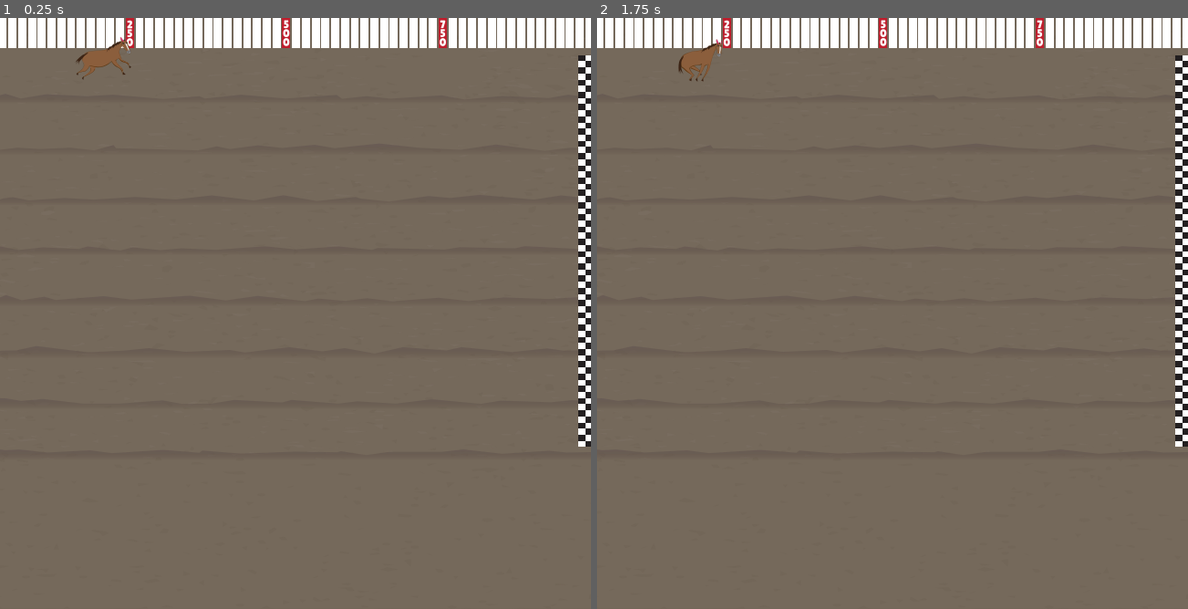
Above: before the commit, frames 1-2 (left to right).
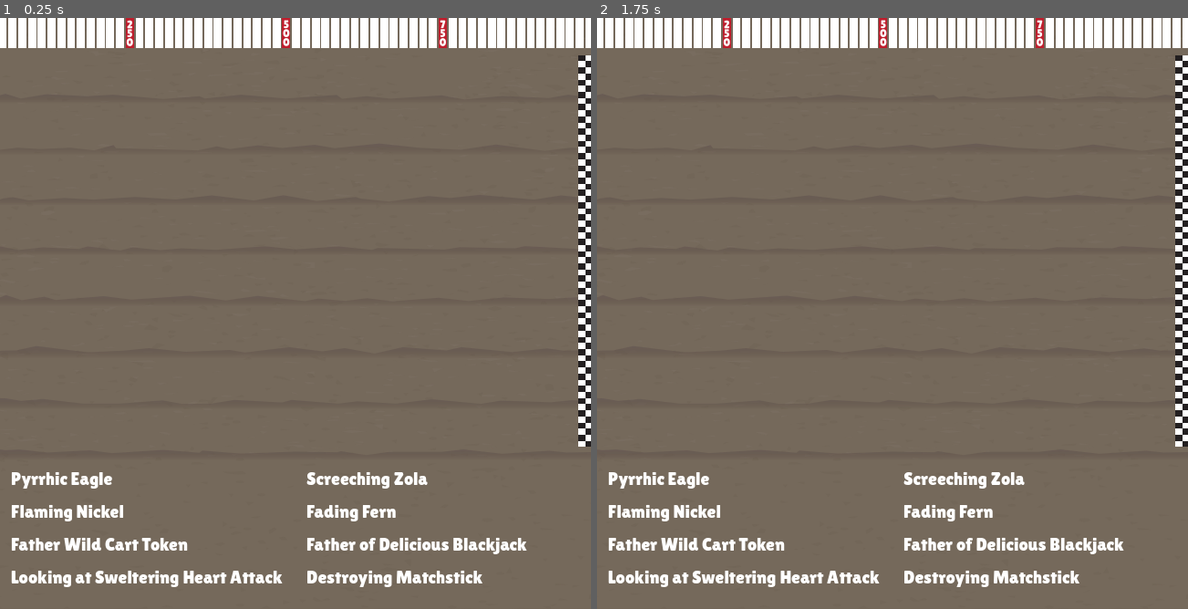
Above: after the commit, the same moments.

Repository: ahndhi/Very-Normal-Horse-Racing-Sim
Game: Godot game, scene res://showrunner.tscn
Same seed, same stepped clock (60 frames per second), same inputs: the game is played once before the commit and once after it.
Inputs:
- Up to frame 1 (0.25 s): no input
- Up to frame 2 (1.75 s): no input

The runs differ from the first frame. In frame 1, 3.1% of the frame differs, in the area x 1-90%, y 3-97%; in frame 2, 3.1%.

Commit message:
adding things

Diff:
--- /dev/null
+++ b/art/horse.tscn
@@ -0,0 +1,12 @@
+[gd_scene format=3 uid="uid://b0jnn6p84eiw7"]
+
+[ext_resource type="Script" uid="uid://ti28e3px3s1s" path="res://horse.gd" id="1_2x2nd"]
+[ext_resource type="SpriteFrames" uid="uid://b6acgqbqbh4ns" path="res://art/horse1-anim.tres" id="2_qhqsn"]
+
+[node name="horse" type="Control" unique_id=2043974878]
+layout_mode = 3
+anchors_preset = 0
+script = ExtResource("1_2x2nd")
+
+[node name="AnimatedSprite2D" type="AnimatedSprite2D" parent="." unique_id=357249525]
+sprite_frames = ExtResource("2_qhqsn")
--- /dev/null
+++ b/art/horse1-anim.tres
@@ -0,0 +1,25 @@
+[gd_resource type="SpriteFrames" format=3 uid="uid://b6acgqbqbh4ns"]
+
+[ext_resource type="Texture2D" uid="uid://dx27rop7eqp2n" path="res://art/prelim/horse1.svg" id="1_qjus5"]
+
+[sub_resource type="AtlasTexture" id="AtlasTexture_6widf"]
+atlas = ExtResource("1_qjus5")
+region = Rect2(0, 0, 64, 54)
+
+[sub_resource type="AtlasTexture" id="AtlasTexture_gwo23"]
+atlas = ExtResource("1_qjus5")
+region = Rect2(64, 0, 64, 54)
+
+[resource]
+animations = [{
+"frames": [{
+"duration": 1.0,
+"texture": SubResource("AtlasTexture_6widf")
+}, {
+"duration": 1.0,
+"texture": SubResource("AtlasTexture_gwo23")
+}],
+"loop": true,
+"name": &"default",
+"speed": 5.0
+}]
--- /dev/null
+++ b/horse.gd
@@ -0,0 +1,22 @@
+extends Control
+@export var horseName : String
+@export var maxSpeed : float
+@export var cruiseSpeed : float
+@export var stamina : float
+@export var recoveryTime : float
+@export var transitionTime : float
+@export var luck : float
+var status : Dictionary = {maxSpeed:0, cruiseSpeed:0, stamina:0, recoveryTime:0, transitionTime:0, luck:0}
+var mutations : Array
+
+
+
+
+# Called when the node enters the scene tree for the first time.
+func _ready() -> void:
+	pass # Replace with function body.
+
+
+# Called every frame. 'delta' is the elapsed time since the previous frame.
+func _process(delta: float) -> void:
+	pass
--- /dev/null
+++ b/race.gd
@@ -0,0 +1,22 @@
+extends Control
+
+
+# Called when the node enters the scene tree for the first time.
+func _ready() -> void:
+	pass # Replace with function body.
+
+
+# Called every frame. 'delta' is the elapsed time since the previous frame.
+func _process(_delta: float) -> void:
+	pass
+
+func get_horses(horses):
+	var horseNames = horses.keys()
+	$Label.text = horseNames[0]
+	$Label2.text = horseNames[1]
+	$Label3.text = horseNames[2]
+	$Label4.text = horseNames[3]
+	$Label5.text = horseNames[4]
+	$Label6.text = horseNames[5]
+	$Label7.text = horseNames[6]
+	$Label8.text = horseNames[7]
--- a/race.tscn
+++ b/race.tscn
@@ -1,29 +1,8 @@
 [gd_scene format=3 uid="uid://6ojxvmrtn5ix"]
 
+[ext_resource type="Script" uid="uid://b6sy5d2vheyp1" path="res://race.gd" id="1_8pyxg"]
 [ext_resource type="Texture2D" uid="uid://b055wr1065dp5" path="res://art/prelim/racebg.svg" id="1_auceb"]
-[ext_resource type="Texture2D" uid="uid://dx27rop7eqp2n" path="res://art/prelim/horse1.svg" id="2_8tr17"]
-
-[sub_resource type="AtlasTexture" id="AtlasTexture_8pyxg"]
-atlas = ExtResource("2_8tr17")
-region = Rect2(0, 0, 64, 54)
-
-[sub_resource type="AtlasTexture" id="AtlasTexture_ac655"]
-atlas = ExtResource("2_8tr17")
-region = Rect2(64, 0, 64, 54)
-
-[sub_resource type="SpriteFrames" id="SpriteFrames_7ewey"]
-animations = [{
-"frames": [{
-"duration": 1.0,
-"texture": SubResource("AtlasTexture_8pyxg")
-}, {
-"duration": 1.0,
-"texture": SubResource("AtlasTexture_ac655")
-}],
-"loop": true,
-"name": &"default",
-"speed": 5.0
-}]
+[ext_resource type="FontFile" uid="uid://cynudykd35m85" path="res://LilitaOne-Regular.ttf" id="2_8tr17"]
 
 [node name="Race" type="Control" unique_id=1294959402]
 layout_mode = 3
@@ -32,6 +11,7 @@
 anchor_bottom = 1.0
 grow_horizontal = 2
 grow_vertical = 2
+script = ExtResource("1_8pyxg")
 
 [node name="TextureRect" type="TextureRect" parent="." unique_id=642453171]
 layout_mode = 0
@@ -39,8 +19,98 @@
 offset_bottom = 648.0
 texture = ExtResource("1_auceb")
 
-[node name="AnimatedSprite2D" type="AnimatedSprite2D" parent="." unique_id=1238735442]
-position = Vector2(114, 45)
-sprite_frames = SubResource("SpriteFrames_7ewey")
-autoplay = "default"
-frame_progress = 0.17732297
+[node name="Label" type="Label" parent="." unique_id=580973310]
+layout_mode = 0
+offset_left = 12.0
+offset_top = 493.0
+offset_right = 312.0
+offset_bottom = 522.0
+theme_override_constants/line_spacing = -8
+theme_override_fonts/font = ExtResource("2_8tr17")
+theme_override_font_sizes/font_size = 20
+text = "text"
+autowrap_mode = 2
+
+[node name="Label2" type="Label" parent="." unique_id=1743626299]
+layout_mode = 0
+offset_left = 12.0
+offset_top = 529.0
+offset_right = 312.0
+offset_bottom = 558.0
+theme_override_constants/line_spacing = -8
+theme_override_fonts/font = ExtResource("2_8tr17")
+theme_override_font_sizes/font_size = 20
+text = "text"
+autowrap_mode = 2
+
+[node name="Label3" type="Label" parent="." unique_id=1778625135]
+layout_mode = 0
+offset_left = 12.0
+offset_top = 565.0
+offset_right = 312.0
+offset_bottom = 594.0
+theme_override_constants/line_spacing = -8
+theme_override_fonts/font = ExtResource("2_8tr17")
+theme_override_font_sizes/font_size = 20
+text = "text"
+autowrap_mode = 2
+
+[node name="Label4" type="Label" parent="." unique_id=619271955]
+layout_mode = 0
+offset_left = 12.0
+offset_top = 601.0
+offset_right = 312.0
+offset_bottom = 630.0
+theme_override_constants/line_spacing = -8
+theme_override_fonts/font = ExtResource("2_8tr17")
+theme_override_font_sizes/font_size = 20
+text = "text"
+autowrap_mode = 2
+
+[node name="Label5" type="Label" parent="." unique_id=1865070912]
+layout_mode = 0
+offset_left = 336.0
+offset_top = 493.0
+offset_right = 636.0
+offset_bottom = 522.0
+theme_override_constants/line_spacing = -8
+theme_override_fonts/font = ExtResource("2_8tr17")
+theme_override_font_sizes/font_size = 20
+text = "text"
+autowrap_mode = 2
+
+[node name="Label6" type="Label" parent="." unique_id=683448960]
+layout_mode = 0
+offset_left = 336.0
+offset_top = 529.0
+offset_right = 636.0
+offset_bottom = 558.0
+theme_override_constants/line_spacing = -8
+theme_override_fonts/font = ExtResource("2_8tr17")
+theme_override_font_sizes/font_size = 20
+text = "text"
+autowrap_mode = 2
+
+[node name="Label7" type="Label" parent="." unique_id=790344800]
+layout_mode = 0
+offset_left = 336.0
+offset_top = 565.0
+offset_right = 636.0
+offset_bottom = 594.0
+theme_override_constants/line_spacing = -8
+theme_override_fonts/font = ExtResource("2_8tr17")
+theme_override_font_sizes/font_size = 20
+text = "text"
+autowrap_mode = 2
+
+[node name="Label8" type="Label" parent="." unique_id=1210814274]
+layout_mode = 0
+offset_left = 336.0
+offset_top = 601.0
+offset_right = 636.0
+offset_bottom = 630.0
+theme_override_constants/line_spacing = -8
+theme_override_fonts/font = ExtResource("2_8tr17")
+theme_override_font_sizes/font_size = 20
+text = "text"
+autowrap_mode = 2
--- a/showrunner.gd
+++ b/showrunner.gd
@@ -1,13 +1,151 @@
 extends Node
-var raceScene = preload("res://race.tscn")
+#var raceScene = preload("res://race.tscn")
+
+var HORSES
 
 # Called when the node enters the scene tree for the first time.
 func _ready() -> void:
-	var raceInst = raceScene.instantiate()
-	add_child(raceInst)
+	HORSES = generate_horses(8)
+	$Race.get_horses(HORSES)
+	$Race.visible = true
+	#var raceInst = raceScene.instantiate()
+	#add_child(raceInst)
 	pass # Replace with function body.
 
 
 # Called every frame. 'delta' is the elapsed time since the previous frame.
 func _process(_delta: float) -> void:
 	pass
+
+
+func new_game():
+	pass
+
+func generate_horses(horseQty : int):
+	var names = generate_names(horseQty)
+	var genHorses : Dictionary
+	for horse in horseQty:
+		var horseName : String = names[horse]
+		var horseStats : Dictionary = {
+			"maxSpeed" : (20.0 + randf_range(-1,1)),
+			"cruiseSpeed" : (13.0 + randf_range(-1,1)),
+			"stamina" : (12.0 + randf_range(-0.5,2)),
+			"recoveryTime" : (20.0 + randf_range(-0.5,2)),
+			"transitionTime" : (5.0 + randf_range(-1,5)),
+			"luck" : (2.0 + randf_range(-0.5,1))}
+		genHorses[horseName] = horseStats
+	return(genHorses)
+
+func generate_names(nameQty : int):
+	var firstName : Array = [
+		"Daddy\'s Little",
+		"Grandmother\'s",
+		"The Shareholder\'s",
+		"Fran\'s",
+		"The People\'s",
+		"Her Majesty,",
+		"The Horse Formerly Known as",
+		"Duke of",
+		"Doctor",
+		"Father",
+		"Scurrying upon",
+		"Looking at",
+		"Father of",
+		"Accountant for",
+		"Unfortunately,",
+		"Dashing towards",
+		"Adopted by",
+		"Sponsored by",
+		"On Behalf of",
+		"Protectorate of",
+		"The",
+		"Sincerely,"]
+	var secondName : Array = [
+		"Spider",
+		"Screeching",
+		"Cuddle Bug",
+		"Flaming",
+		"Fading",
+		"Shimmering",
+		"Uncle",
+		"Peepaw",
+		"Mama",
+		"Fingerling",
+		"Tiny",
+		"Sweltering",
+		"Worst",
+		"Simpering",
+		"Christmas",
+		"Left-Handed",
+		"Auspicious",
+		"Pyrrhic",
+		"Star-Studded",
+		"Bene Geserit",
+		"Scrambled",
+		"Broken",
+		"Unhoused",
+		"Unhappy",
+		"Gushing",
+		"Randy",
+		"Forgettable",
+		"Breathtaking",
+		"Delirious",
+		"Delicious",
+		"Agressive",
+		"Wild",
+		"Troubled",
+		"Destroying",
+		"Stewed"]
+	var thirdName : Array = [
+		"Dome",
+		"Nightmare",
+		"Basket",
+		"Heart Attack",
+		"Spike",
+		"Nuzzler",
+		"Spoon",
+		"Fern",
+		"Matchstick",
+		"Wildcard",
+		"Truncheon",
+		"Blackjack",
+		"Eagle",
+		"Knife",
+		"Riot",
+		"Hootenany",
+		"Cheeseburger",
+		"Mike",
+		"#4 w/ a Diet Coke",
+		"Truck",
+		"Trout",
+		"Turkey",
+		"Skin Tag",
+		"Rootkiller",
+		"Vestibule",
+		"Zola",
+		"Nickel",
+		"Cart Token",
+		"Dog",
+		"Lightning",
+		"Sparkle Ball",
+		"Paws",
+		"Water",
+		"Pretzel Bender",
+		"Bunion",
+		"Flapjack",
+		"Spice Toes",
+		"Refrigerator",
+		"Worms",
+		"Snake Charmer",
+		"Mistake"]
+	firstName.shuffle()
+	secondName.shuffle()
+	thirdName.shuffle()
+	var returnList : Array
+	for horse in nameQty:
+		var addThird = randi_range(0, 2)
+		if addThird == 0 && firstName:
+			returnList.append(firstName.pop_front() + " " + secondName.pop_front() + " " + thirdName.pop_front())
+		else:
+			returnList.append(secondName.pop_front() + " " + thirdName.pop_front())
+	return(returnList)
--- a/showrunner.tscn
+++ b/showrunner.tscn
@@ -1,6 +1,10 @@
 [gd_scene format=3 uid="uid://c222t51wr83n0"]
 
 [ext_resource type="Script" uid="uid://dv3ivcp7h13ci" path="res://showrunner.gd" id="1_ux6oj"]
+[ext_resource type="PackedScene" uid="uid://6ojxvmrtn5ix" path="res://race.tscn" id="2_ta5fy"]
 
 [node name="showrunner" type="Node" unique_id=567144017]
 script = ExtResource("1_ux6oj")
+
+[node name="Race" parent="." unique_id=1294959402 instance=ExtResource("2_ta5fy")]
+visible = false
Binary file added: LilitaOne-Regular.ttf
Not shown, added: LilitaOne-Regular.ttf.import
Not shown, added: horse.gd.uid
Not shown, changed: notes/names.txt
Not shown, added: race.gd.uid
